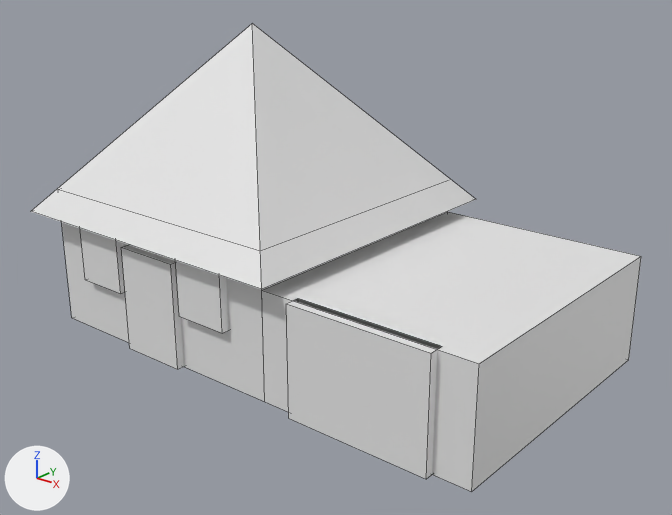
A saved change to the Blender file Haus mit Garage .blend.
Camera for both pictures: a camera (50 mm lens) standing at (9.23, -9.32, 5.72) and looking at (1.63, -0.17, 1.3). Arrows for +X, +Y and +Z are at lower left; the lights stay in place. The picture after the commit comes second. Mesh edges are drawn as thin lines.

In view in the first picture: 'Dach', 'Fenster_links', 'Fenster_rechts', 'Garage', 'Garagentor', 'Haus', 'Tür'.
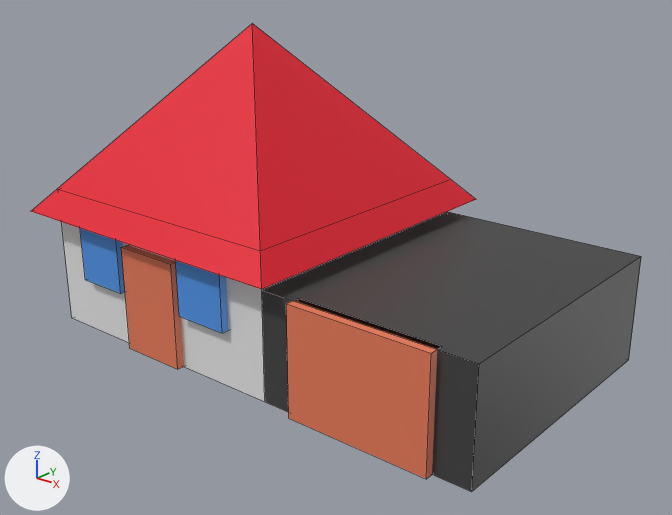
Changed parts and their boxes [x1, y1, x2, y2] in the pictures (672 x 515 px):
'Dach', recoloured (white to red): [31, 23, 476, 289] in both
'Garage', recoloured (white to dark grey): [262, 212, 641, 492] in both
'Garagentor', recoloured (white to orange): [286, 299, 439, 479] in both
'Tür', recoloured (white to orange): [121, 245, 184, 369] in both
'Fenster_rechts', recoloured (white to blue): [176, 261, 229, 333] in both
'Fenster_links', recoloured (white to blue): [80, 228, 125, 294] in both

The edits, one by one:
Material 'Dach_Mat' (mat_dach_mat) changes colour from white #e7e7e7 to red #e7112b; in linear values from (0.8, 0.8, 0.8) to (0.8, 0.00554, 0.0243).
Material 'Tür_Mat' (mat_tür_mat) changes colour from white #e7e7e7 to orange #e77b59; in linear values from (0.8, 0.8, 0.8) to (0.8, 0.198, 0.1).
Material 'Fenster_Mat' (mat_fenster_mat) changes colour from white #e7e7e7 to blue #4f96e7; in linear values from (0.8, 0.8, 0.8) to (0.0783, 0.303, 0.8).
Material 'Garage_Mat' (mat_garage_mat) changes colour from white #e7e7e7 to dark grey #414141; in linear values from (0.8, 0.8, 0.8) to (0.053, 0.053, 0.053).
